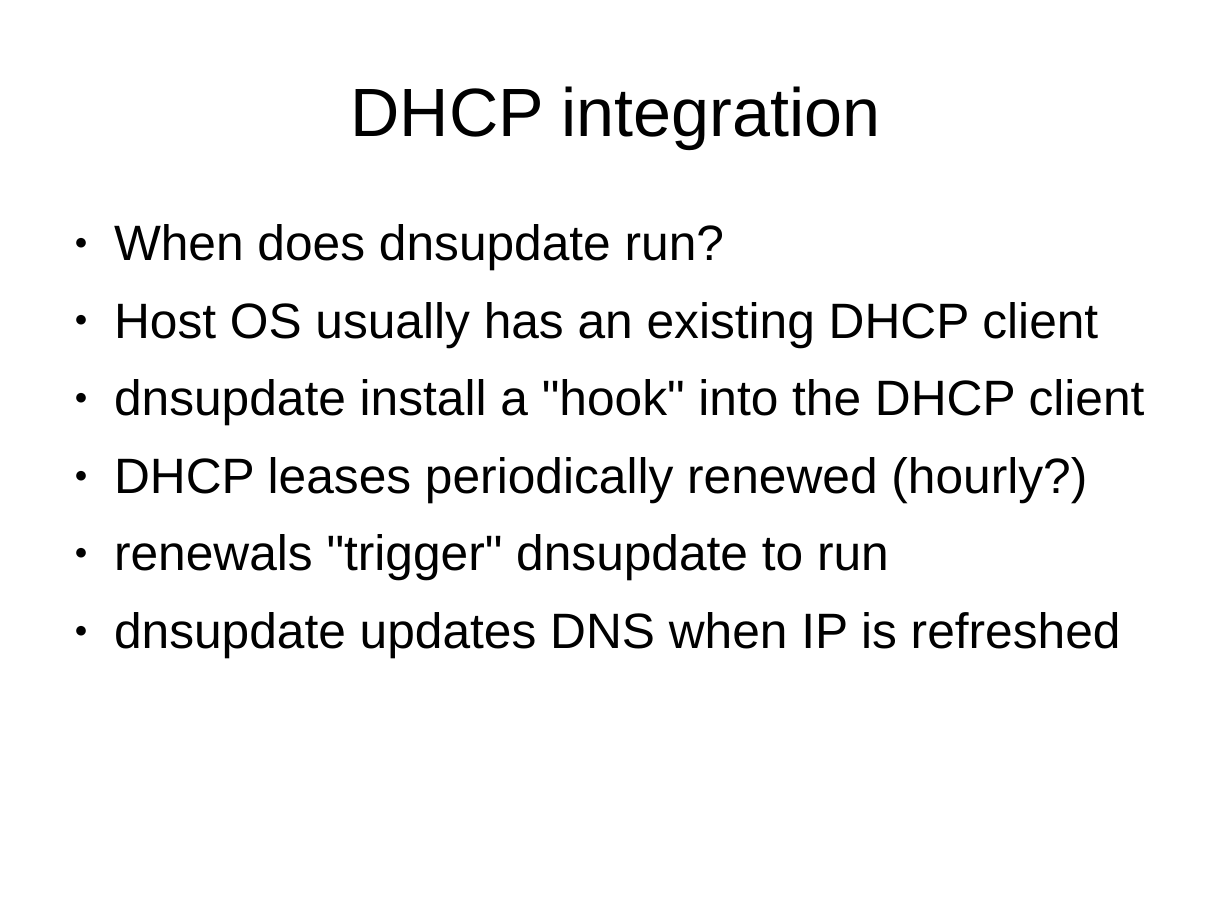
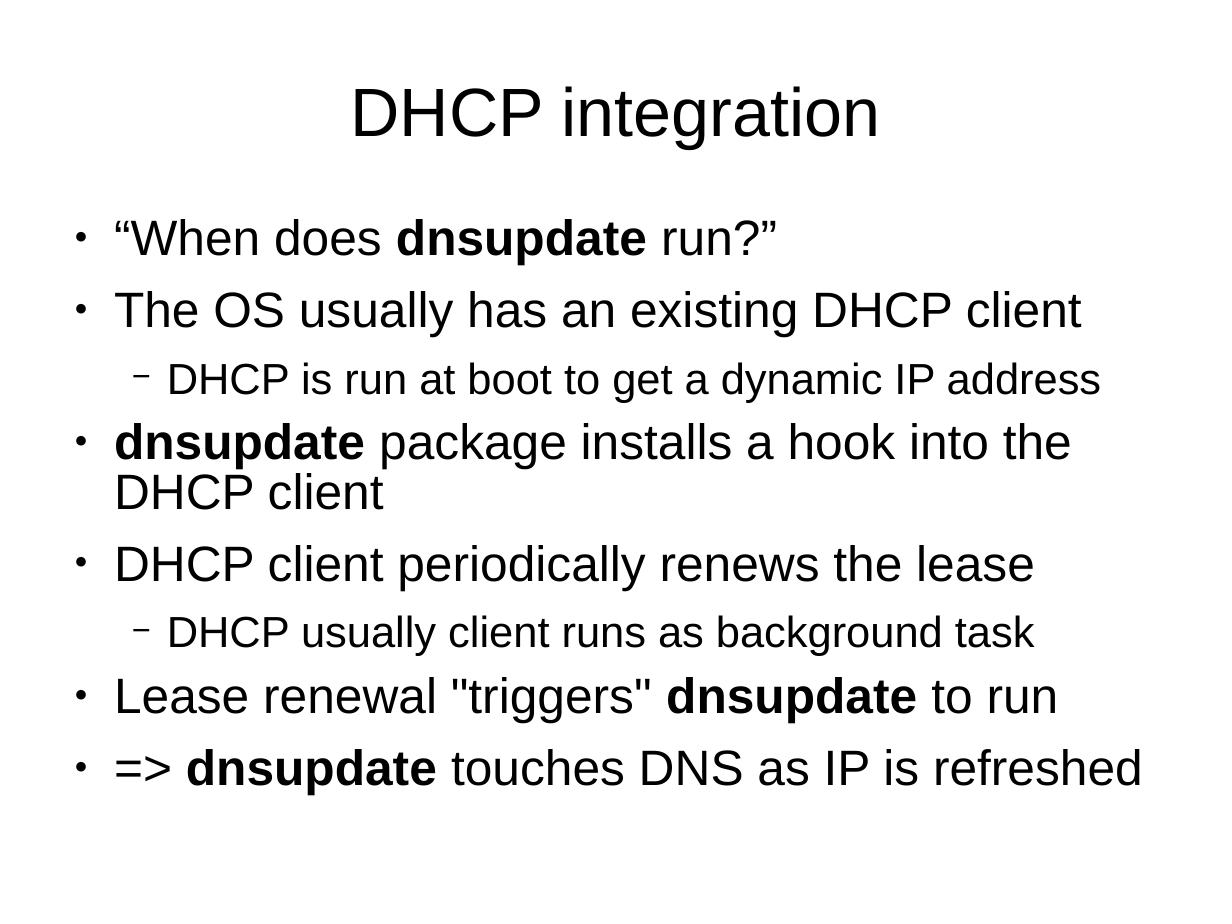
Before and after one commit to OneIdentity/dnsupdate, a slide deck: slide 13 of training.ppt (slide 12 before the commit). Drawn at 1232x924 pixels with LibreOffice and Linux fonts; fonts in the diff are those of the drawing. Boxes give left, top, right and bottom in pixels: in the first picture for what was removed or moved away, otherwise in the second. Text is boxed around its words. In the diff, an @@ line names an element or a change of style, - is before the commit and + after.

```diff
--- a/training.ppt
+++ b/training.ppt
@@ text at [114, 219, 1143, 794]: text changed @@
-● When does dnsupdate run?
-● Host OS usually has an existing DHCP client
-● dnsupdate install a "hook" into the DHCP client
-● DHCP leases periodically renewed (hourly?)
-● renewals "trigger" dnsupdate to run
-● dnsupdate updates DNS when IP is refreshed
+● “When does dnsupdate run?”
+● The OS usually has an existing DHCP client
+  − DHCP is run at boot to get a dynamic IP address
+● dnsupdate package installs a hook into the DHCP client
+● DHCP client periodically renews the lease
+  − DHCP usually client runs as background task
+● Lease renewal "triggers" dnsupdate to run
+● => dnsupdate touches DNS as IP is refreshed
```
Also in this commit, not shown: 19 other slides changed, 6 slides added.
